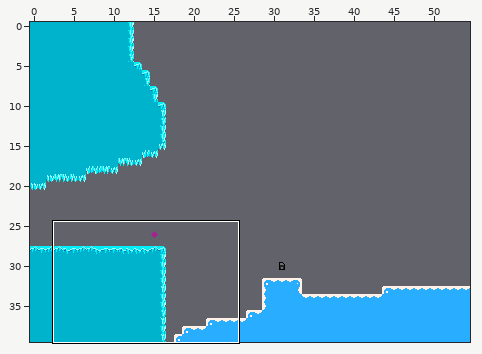
An edit to a level. Tiled map (JSON), res/maps/1-10(next area).json. The picture above shows the old version from afar; the outline marks the close-up.
Close-up. First the earlier version:
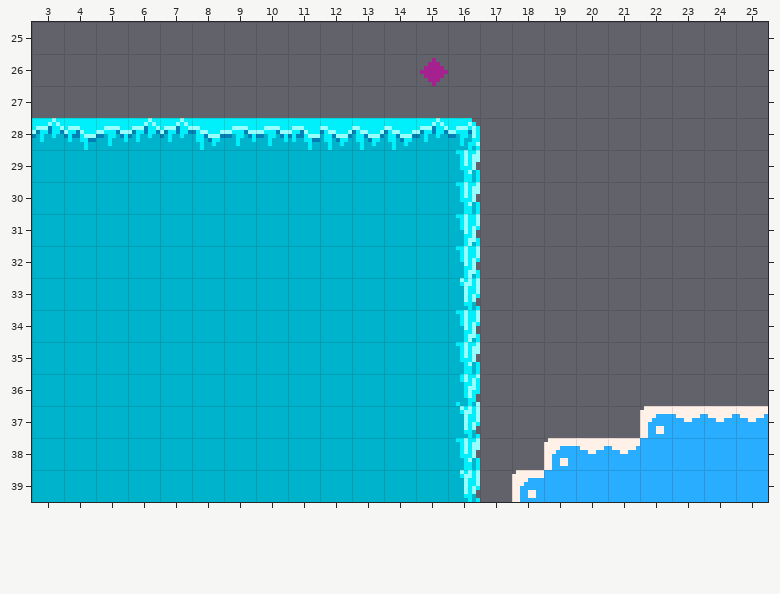
Cells are 8x8 px. Shown: x 3..25, y 25..39.
The result:
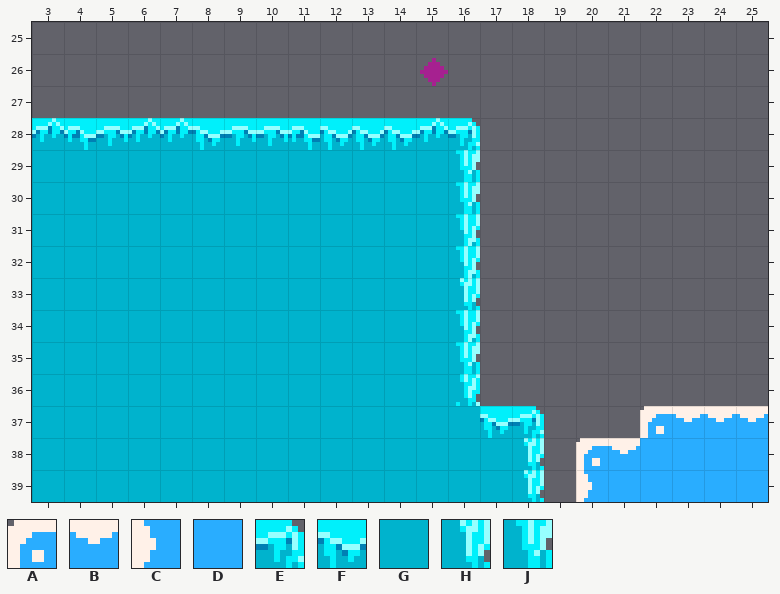
Key: from "tileset": A 0, B 1, C 6, D 8, E 98, F 99, G 104, H 110, J 127.
_ is an empty cell, . an unchanged one.
The exact change:
--- layer "Tile Layer 1"
@@ x 16..20 @@
-37 H__..
-38 J__AB
-39 H_ADD
+37 GFE..
+38 GGH_A
+39 GGH_C
